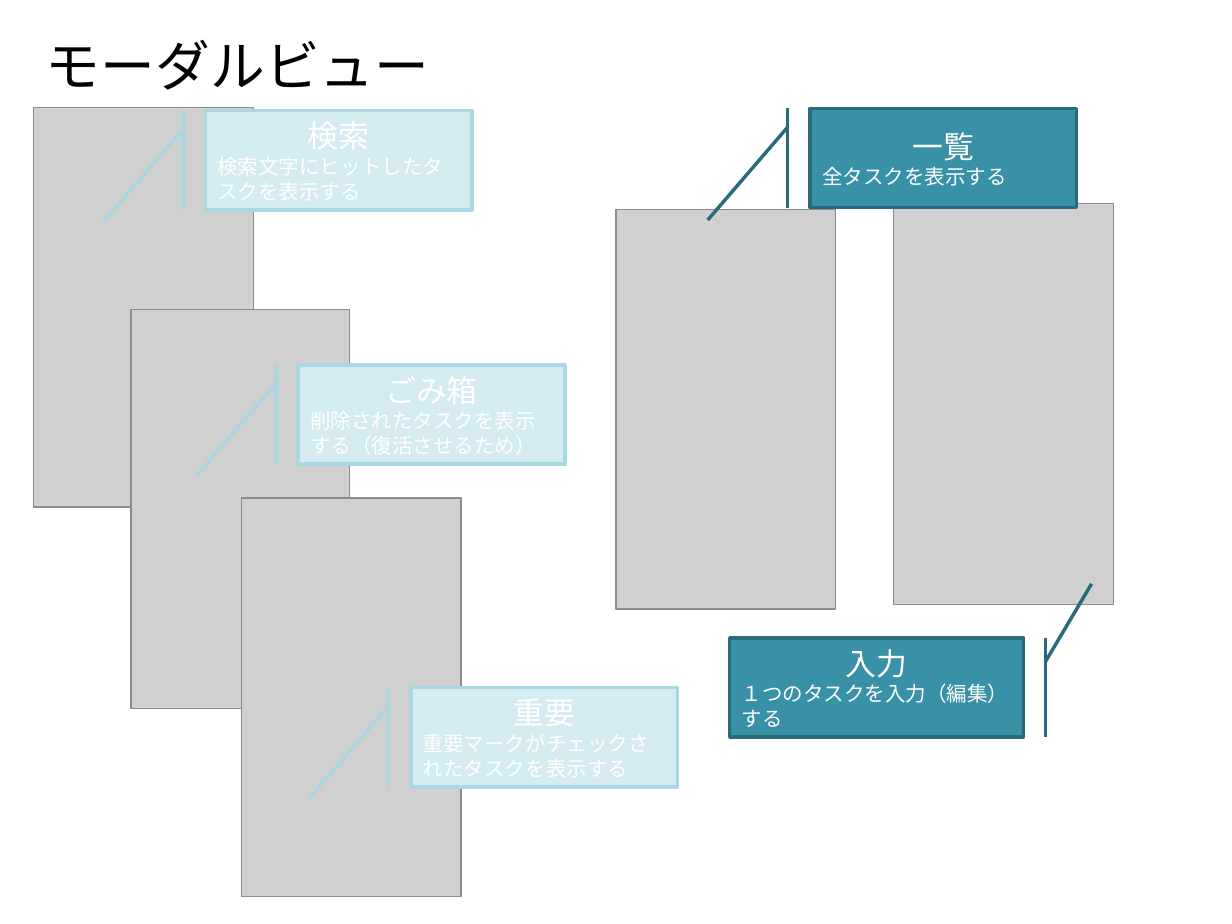
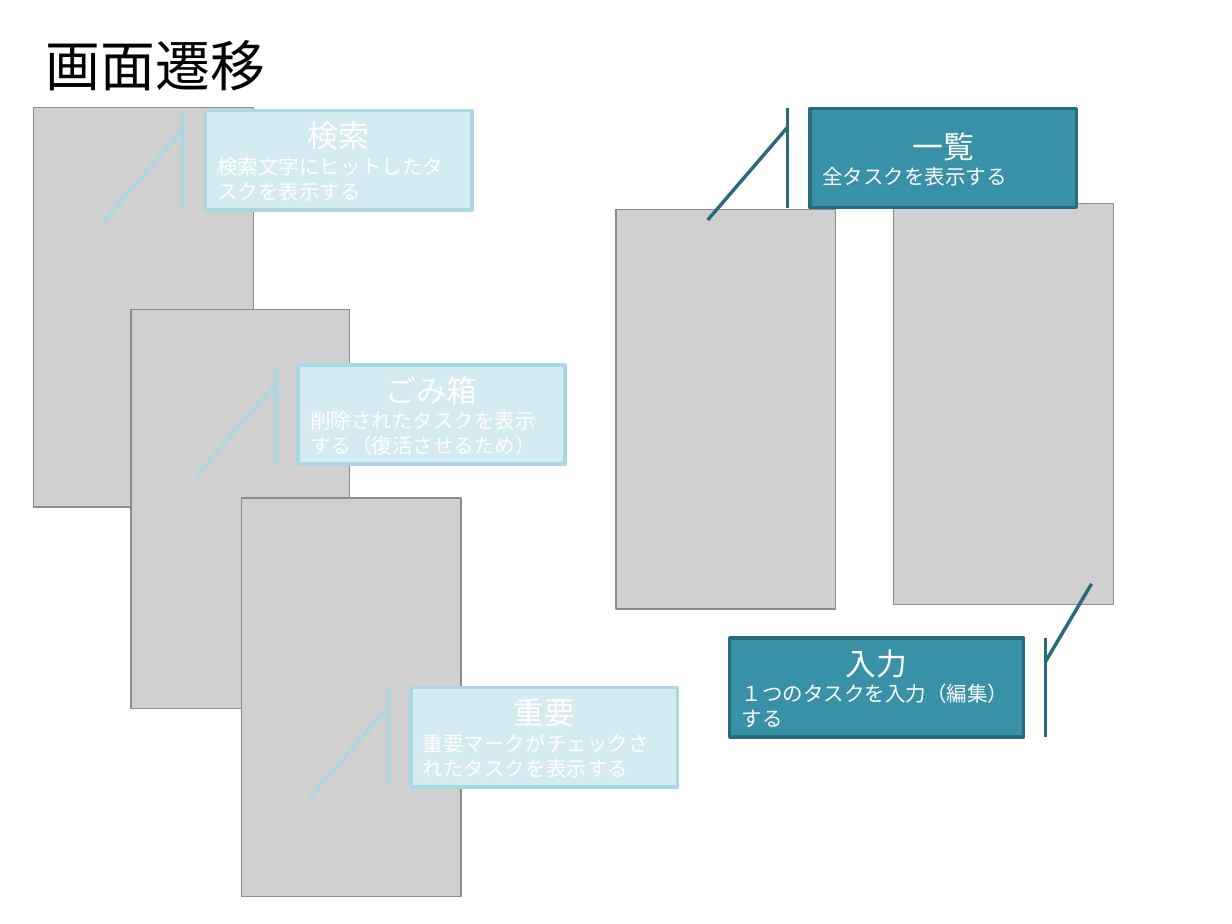
Before and after one commit to furuya02/ToDoApp, a slide deck: slide 28 of doc/ToDoApp.pptx (slide 29 before the commit). Drawn at 1232x924 pixels with LibreOffice and Linux fonts; fonts in the diff are those of the drawing; grey boxes stand for pictures. Boxes give left, top, right and bottom in pixels: in the first picture for what was removed or moved away, otherwise in the second. Text is boxed around its words. In the diff, an @@ line names an element or a change of style, - is before the commit and + after.

```diff
--- a/doc/ToDoApp.pptx
+++ b/doc/ToDoApp.pptx
@@ text at (46, 40, 265, 91): text changed @@
-モーダルビュー
+画面遷移
```
Also in this commit, not shown: 16 other slides changed, 3 slides added, 4 slides removed, 4 other files.
